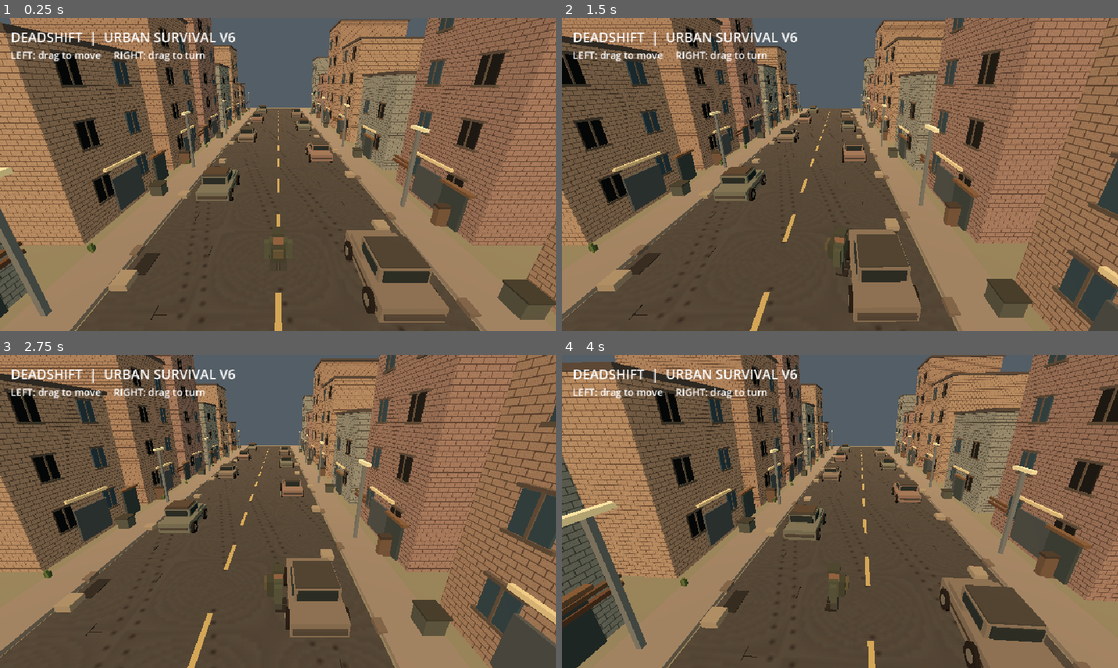
Above: before the commit, frames 1-4 (two rows, left to right).
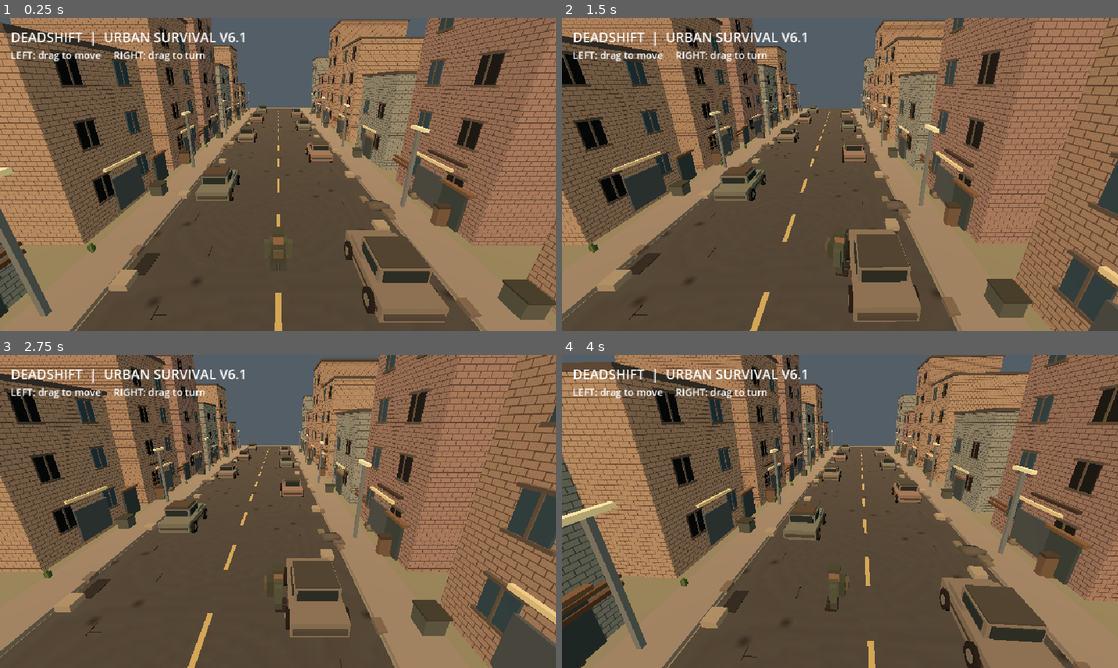
Above: after the commit, the same moments.

Repository: dennypag02/deadshift
Game: Godot game, scene res://main.tscn
The game is run twice, just before and just after one commit, with the same random seed, the same clock (stepped at 60 frames per second) and the same inputs.
Inputs (mouse positions are in pixels of both pictures, inside the frame that each line leads up to):
- Up to frame 1 (0.25 s): no input
- Up to frame 2 (1.5 s): move the mouse to (962, 158) at 0.52 s; hold Right (ui_right) 0.53-1.25 s; click (962, 158) at 0.67 s; drag from (728, 190) to (812, 237) at 1.27 s
- Up to frame 3 (2.75 s): move the mouse to (333, 442) at 2.02 s; hold Right (ui_right) from 2.03 s (still down)
- Up to frame 4 (4 s): release Right (ui_right) at 2.75 s; drag from (812, 574) to (673, 464) at 2.77 s; move the mouse to (1006, 558) at 3.52 s; hold Left (ui_left) from 3.53 s (still down)

The runs differ from the first frame. In frame 1, 0.4% of the frame differs, in the area x 27-85%, y 4-100%; in frame 2, 0.4%; in frame 3, 0.4%; in frame 4, 0.5%, in the area x 2-94%, y 4-100%.

Commit message:
V6.1 add custom triangular rubble meshes, boarded storefronts and cleaner asphalt

Diff:
--- a/godot3d/wasteland.gd
+++ b/godot3d/wasteland.gd
@@ -15,7 +15,7 @@
     var img := Image.create(128, 128, false, Image.FORMAT_RGBA8)
     for y in range(128):
         for x in range(128):
-            var grain: float = float((x * 37 + y * 73 + (x * y) % 31) % 29) / 280.0 - 0.052
+            var grain: float = float((x * 37 + y * 73 + (x * y) % 31) % 29) / 470.0 - 0.030
             var shade: float = 1.0 + grain
             if brick:
                 var row_id: int = int(y / 16)
@@ -26,7 +26,7 @@
                 elif (x * 11 + y * 7) % 53 < 3:
                     shade *= 0.78
             else:
-                if (x * 17 + y * 23) % 109 < 2:
+                if (x * 17 + y * 23) % 401 < 2:
                     shade *= 0.53
             img.set_pixel(x, y, Color(base.r * shade, base.g * shade, base.b * shade))
     return ImageTexture.create_from_image(img)
@@ -36,7 +36,7 @@
     mat.albedo_texture = _make_texture(base, brick)
     mat.uv1_triplanar = true
     mat.uv1_world_triplanar = true
-    mat.uv1_scale = Vector3(0.55, 0.55, 0.55) if brick else Vector3(0.05, 0.05, 0.05)
+    mat.uv1_scale = Vector3(0.55, 0.55, 0.55) if brick else Vector3(0.025, 0.025, 0.025)
     mat.roughness = 0.97
     return mat
 
@@ -151,6 +151,49 @@
         var side: float = -1.0 if i % 2 == 0 else 1.0
         _box(Vector3(side * 9.0, 0.58, z + 2.3), Vector3(0.85, 1.16, 0.42), Color(0.34, 0.29, 0.24), false)
         _box(Vector3(side * 9.0, 1.2, z + 2.3), Vector3(0.93, 0.14, 0.48), Color(0.20, 0.19, 0.17), false)
+
+func _wedge(pos: Vector3, width: float, height: float, depth: float, tint: Color) -> void:
+    var surface := SurfaceTool.new()
+    surface.begin(Mesh.PRIMITIVE_TRIANGLES)
+    var vertices := [
+        Vector3(-width * 0.5, 0, -depth * 0.5),
+        Vector3(width * 0.5, 0, -depth * 0.5),
+        Vector3(width * 0.5, 0, depth * 0.5),
+        Vector3(-width * 0.5, 0, depth * 0.5),
+        Vector3(-width * 0.5, height, depth * 0.5),
+        Vector3(width * 0.5, height, depth * 0.5)
+    ]
+    var faces := [0, 1, 5, 0, 5, 4, 0, 4, 3, 1, 2, 5, 3, 4, 5, 3, 5, 2, 0, 3, 2, 0, 2, 1]
+    for idx in faces:
+        surface.add_vertex(vertices[idx])
+    surface.generate_normals()
+    var mesh := MeshInstance3D.new()
+    mesh.mesh = surface.commit()
+    mesh.position = pos
+    var mat := StandardMaterial3D.new()
+    mat.albedo_color = tint
+    mat.roughness = 0.92
+    mesh.material_override = mat
+    add_child(mesh)
+
+func _environment_story() -> void:
+    # Localized wreckage, damaged shopfronts and roof silhouettes rather than uniform clutter.
+    for i in range(9):
+        var z: float = -39.0 + float(i) * 10.1
+        var side: float = -1.0 if i % 2 == 0 else 1.0
+        var wall_x: float = side * 9.28
+        _box(Vector3(wall_x, 3.52, z), Vector3(0.22, 0.15, 3.0), Color(0.20, 0.18, 0.16), false)
+        for plank in range(3):
+            _box(Vector3(wall_x + side * 0.13, 1.2 + float(plank) * 0.52, z + 0.2), Vector3(0.12, 0.13, 2.35), Color(0.34, 0.25, 0.17), false)
+        _box(Vector3(wall_x + side * 0.25, 0.16, z - 2.4), Vector3(0.62, 0.27, 0.72), Color(0.25, 0.24, 0.21), false)
+        _wedge(Vector3(wall_x + side * 0.3, 0.04, z - 2.1), 0.9, 0.48, 0.7, Color(0.37, 0.36, 0.31))
+    for i in range(6):
+        var z: float = -35.0 + float(i) * 15.2
+        var side: float = -1.0 if i % 2 == 0 else 1.0
+        var x: float = side * 6.25
+        _wedge(Vector3(x, 0.02, z), 1.1, 0.45, 1.5, Color(0.27, 0.27, 0.26))
+        _box(Vector3(x + 0.4, 0.10, z + 0.8), Vector3(0.65, 0.19, 0.8), Color(0.32, 0.31, 0.28), false)
+        _box(Vector3(x - 0.45, 0.08, z - 0.7), Vector3(0.4, 0.13, 0.7), Color(0.37, 0.36, 0.31), false)
 
 func _build_world() -> void:
     var env := WorldEnvironment.new()
@@ -220,6 +263,7 @@
         _box(Vector3(side * 7.9, 2.5, z), Vector3(0.20, 5.0, 0.20), Color(0.35, 0.39, 0.40), false)
         _box(Vector3(side * 7.9, 5.0, z), Vector3(0.25, 0.18, 1.5), Color(0.89, 0.84, 0.65), false)
     _urban_decay()
+    _environment_story()
     for i in range(24):
         var side := -1 if i % 2 == 0 else 1
         _box(Vector3(side * (5.6 + (i % 3) * 0.5), 0.12, -44 + i * 3.8), Vector3(0.65, 0.28, 0.8), Color(0.50, 0.47, 0.41))
@@ -262,7 +306,7 @@
     var ui := CanvasLayer.new()
     add_child(ui)
     var title := Label.new()
-    title.text = "DEADSHIFT  |  URBAN SURVIVAL V6"
+    title.text = "DEADSHIFT  |  URBAN SURVIVAL V6.1"
     title.position = Vector2(18, 16)
     title.add_theme_font_size_override("font_size", 23)
     ui.add_child(title)
